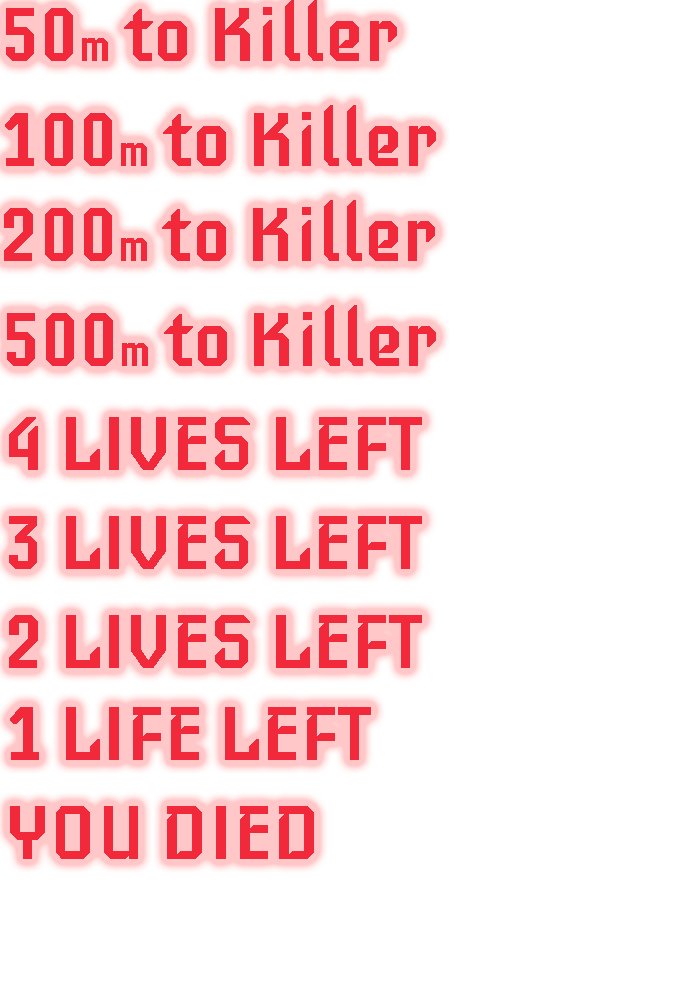
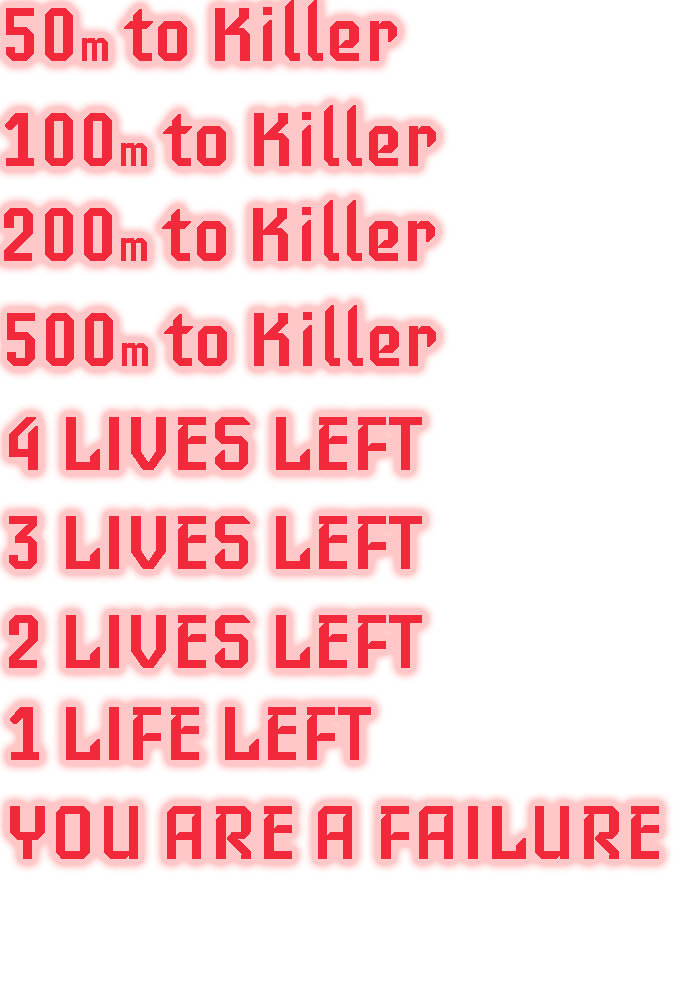
Revision of a layered 700x1000 image; what changed, layer by layer:
renamed "YOU DIED" to "YOU ARE A FAILURE", painted on it over [154, 806, 659, 859]
